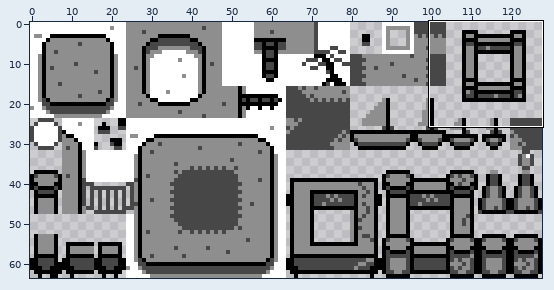
A pixel-art file gets an edit: Assets/island-tiles.ase. The picture above shows the old version from afar; the outline marks the close-up.
Close-up. Before the commit:
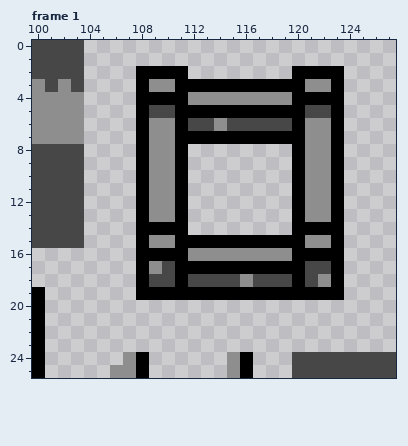
128x64 pixels, 2 frames. Colours within 5 levels of each other are drawn and written as one. Shown: frame 1: x 100..127, y 0..25.
The result:
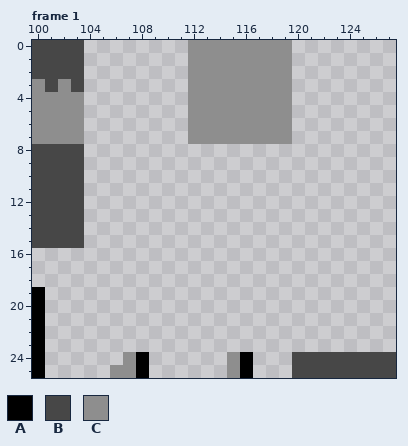
Palette (. is transparent): A #000000  B #474747  C #8e8e8e
The edit:
{"where": "frame 1, layer \"Layer 1\""}
{"frame":1,"y":0,"x":112,"old":"........","new":"CCCCCCCC"}
{"frame":1,"y":1,"x":112,"old":"........","new":"CCCCCCCC"}
{"frame":1,"y":2,"x":108,"old":"AAAA........AAAA","new":"....CCCCCCCC...."}
{"frame":1,"y":3,"x":108,"old":"ACCAAAAAAAAAACCA","new":"....CCCCCCCC...."}
{"frame":1,"y":4,"x":108,"old":"AAAA","new":"...."}
{"frame":1,"y":4,"x":120,"old":"AAAA","new":"...."}
{"frame":1,"y":5,"x":108,"old":"ABBAAAAAAAAAABBA","new":"....CCCCCCCC...."}
{"frame":1,"y":6,"x":108,"old":"ACCABB","new":"....CC"}
{"frame":1,"y":6,"x":115,"old":"BBBBBACCA","new":"CCCCC...."}
{"frame":1,"y":7,"x":108,"old":"ACCAAAAAAAAAACCA","new":"....CCCCCCCC...."}
{"frame":1,"y":8,"x":108,"old":"ACCA","new":"...."}
{"frame":1,"y":8,"x":120,"old":"ACCA","new":"...."}
{"frame":1,"y":9,"x":108,"old":"ACCA","new":"...."}
{"frame":1,"y":9,"x":120,"old":"ACCA","new":"...."}
{"frame":1,"y":10,"x":108,"old":"ACCA","new":"...."}
{"frame":1,"y":10,"x":120,"old":"ACCA","new":"...."}
{"frame":1,"y":11,"x":108,"old":"ACCA","new":"...."}
{"frame":1,"y":11,"x":120,"old":"ACCA","new":"...."}
{"frame":1,"y":12,"x":108,"old":"ACCA","new":"...."}
{"frame":1,"y":12,"x":120,"old":"ACCA","new":"...."}
{"frame":1,"y":13,"x":108,"old":"ACCA","new":"...."}
{"frame":1,"y":13,"x":120,"old":"ACCA","new":"...."}
{"frame":1,"y":14,"x":108,"old":"AAAA","new":"...."}
{"frame":1,"y":14,"x":120,"old":"AAAA","new":"...."}
{"frame":1,"y":15,"x":108,"old":"ACCAAAAAAAAAACCA","new":"................"}
{"frame":1,"y":16,"x":108,"old":"AAAACCCCCCCCAAAA","new":"................"}
{"frame":1,"y":17,"x":108,"old":"ACBAAAAAAAAAABBA","new":"................"}
{"frame":1,"y":18,"x":108,"old":"ABBABBBBCBBBABCA","new":"................"}
{"frame":1,"y":19,"x":108,"old":"AAAAAAAAAAAAAAAA","new":"................"}
{"label":"changed","picture_box":[136,40,344,300]}
